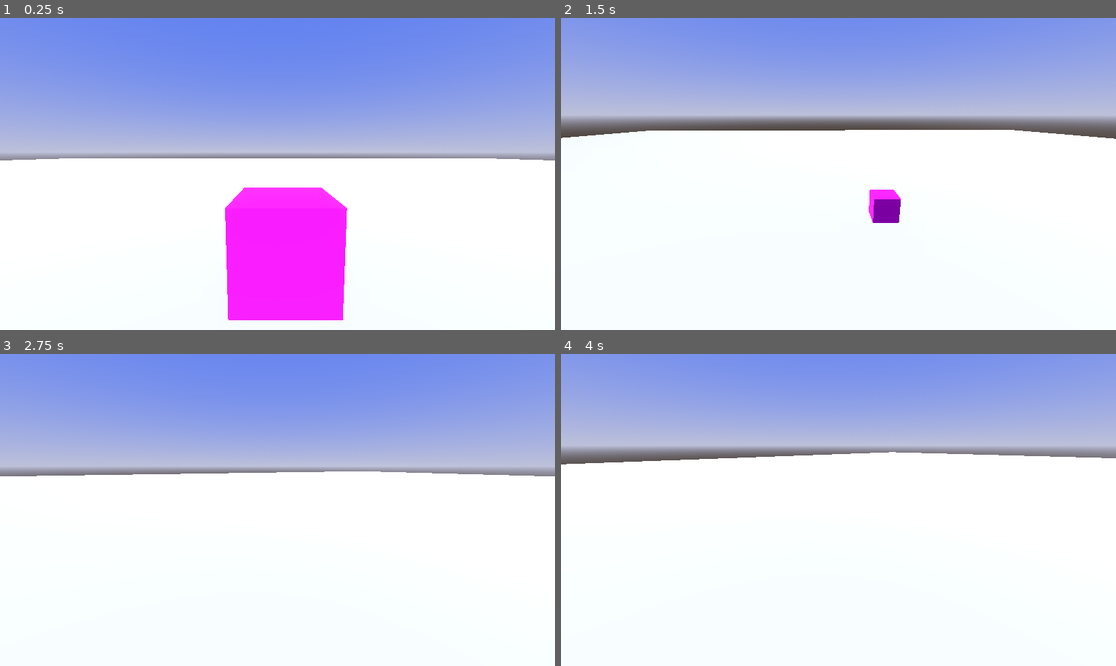
Above: before the commit, frames 1-4 (two rows, left to right).
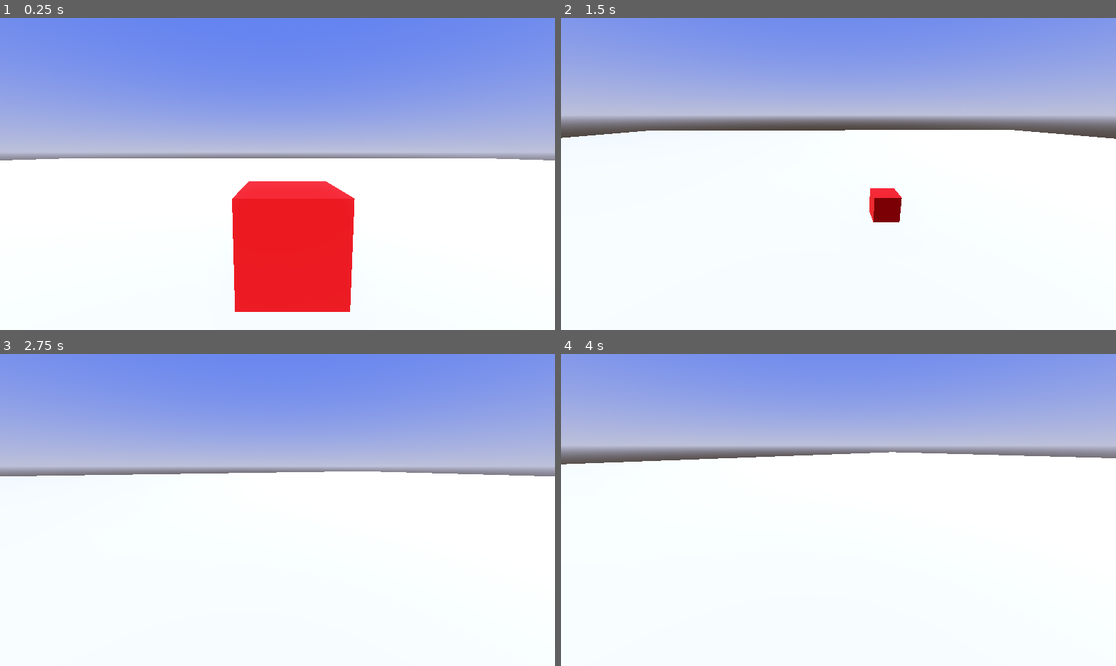
Above: after the commit, the same moments.

Repository: CWmain/platformShooter
Game: Godot game, scene res://scenes/main/main.tscn
The game is run twice, just before and just after one commit, with the same random seed, the same clock (stepped at 60 frames per second) and the same inputs.
Inputs (mouse positions are in pixels of both pictures, inside the frame that each line leads up to):
- Up to frame 1 (0.25 s): no input
- Up to frame 2 (1.5 s): move the mouse to (960, 158) at 0.52 s; hold D (move_right) 0.53-1.28 s; click (960, 158) at 0.67 s; tap Space (jump) at 0.77 s; move the mouse to (810, 174) at 1.27 s; hold W (move_forward) from 1.28 s (still down)
- Up to frame 3 (2.75 s): keep holding W (move_forward); tap Space (jump) at 1.52 s; move the mouse to (288, 503) at 2.02 s
- Up to frame 4 (4 s): keep holding W (move_forward); move the mouse to (832, 516) at 2.77 s; tap Space (jump) at 3.02, 3.77 s; move the mouse to (877, 513) at 3.52 s

The runs differ from the first frame. In frame 1, 9.8% of the frame differs, in the area x 40-64%, y 52-97%; in frame 2, 0.6%; in frame 3, less than 0.1%; in frame 4, less than 0.1%.

Commit message:
Made the box move with shaders, learnt that for 3d spatial shaders we refer to color as ALBEDO, as it is the color before any lighting is applied

Diff:
--- a/objects/player/player.gd
+++ b/objects/player/player.gd
@@ -43,5 +43,5 @@
 			velocity.y = 30
 
 
-func _process(delta: float) -> void:
+func _process(_delta: float) -> void:
 	move_and_slide()
--- /dev/null
+++ b/scenes/main/box.gdshader
@@ -0,0 +1,15 @@
+shader_type spatial;
+
+void vertex() {
+	VERTEX.x += 0.1*sin(10.0*TIME);
+	VERTEX.y -= 0.1*cos(10.0*TIME);
+}
+
+void fragment() {
+	ALBEDO = vec3(1.0,0.0,0.0);
+}
+
+//void light() {
+//	// Called for every pixel for every light affecting the material.
+//	// Uncomment to replace the default light processing function with this one.
+//}
--- a/scenes/main/main.tscn
+++ b/scenes/main/main.tscn
@@ -1,6 +1,7 @@
-[gd_scene load_steps=10 format=3 uid="uid://bmh6jfy5ve8f1"]
+[gd_scene load_steps=11 format=3 uid="uid://bmh6jfy5ve8f1"]
 
 [ext_resource type="PackedScene" uid="uid://dk0i833aa41le" path="res://objects/player/player.tscn" id="1_iuonh"]
+[ext_resource type="Shader" uid="uid://p8srgi383i36" path="res://scenes/main/box.gdshader" id="2_iuonh"]
 
 [sub_resource type="ProceduralSkyMaterial" id="ProceduralSkyMaterial_hyk8p"]
 sky_top_color = Color(0.291416, 0.387093, 0.885752, 1)
@@ -24,11 +25,12 @@
 material = SubResource("StandardMaterial3D_hyk8p")
 size = Vector2(100, 100)
 
-[sub_resource type="StandardMaterial3D" id="StandardMaterial3D_iuonh"]
-albedo_color = Color(1, 0, 1, 1)
+[sub_resource type="ShaderMaterial" id="ShaderMaterial_k2fmo"]
+render_priority = 0
+shader = ExtResource("2_iuonh")
 
 [sub_resource type="BoxMesh" id="BoxMesh_hyk8p"]
-material = SubResource("StandardMaterial3D_iuonh")
+material = SubResource("ShaderMaterial_k2fmo")
 
 [node name="Main" type="Node3D"]
 
@@ -47,8 +49,8 @@
 mesh = SubResource("PlaneMesh_iuonh")
 
 [node name="DirectionalLight3D" type="DirectionalLight3D" parent="."]
-transform = Transform3D(1, 0, 0, 0, 0.741501, 0.670952, 0, -0.670952, 0.741501, -0.701718, 5.60431, 4.78806)
+transform = Transform3D(0.759884, 0.436158, -0.482019, 0, 0.741501, 0.670952, 0.650058, -0.509846, 0.563455, -6.89997, 5.60431, 4.78806)
 
 [node name="MeshInstance3D" type="MeshInstance3D" parent="."]
-transform = Transform3D(1, 0, 0, 0, 1, 0, 0, 0, 1, 0, 0.531901, -2.14161)
+transform = Transform3D(0.999998, -0.00217767, 0.00035162, 0.00217802, 0.999997, -0.00100939, -0.000349437, 0.00101015, 0.999999, 0, 0.531901, -2.14161)
 mesh = SubResource("BoxMesh_hyk8p")
Not shown, added: scenes/main/box.gdshader.uid
